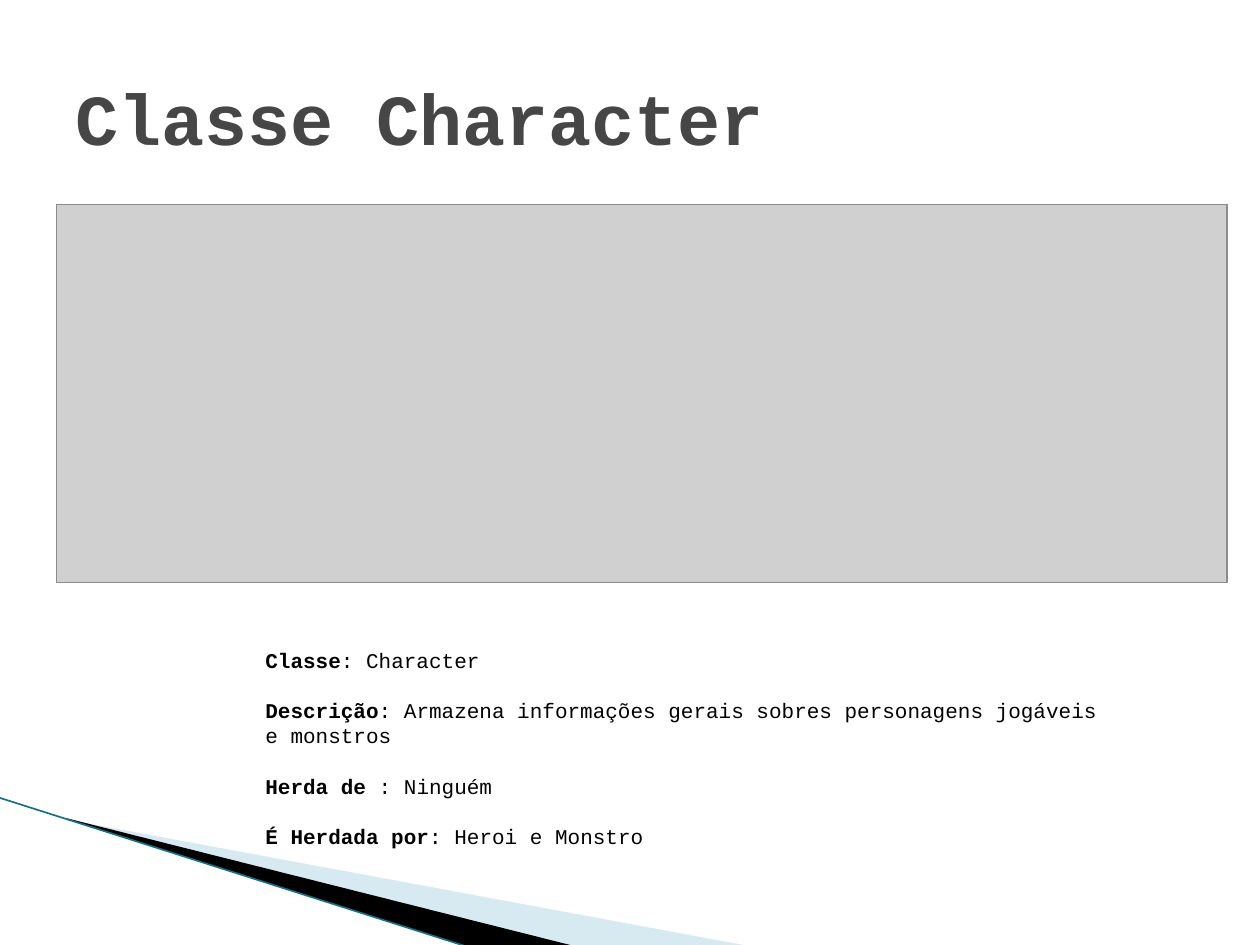
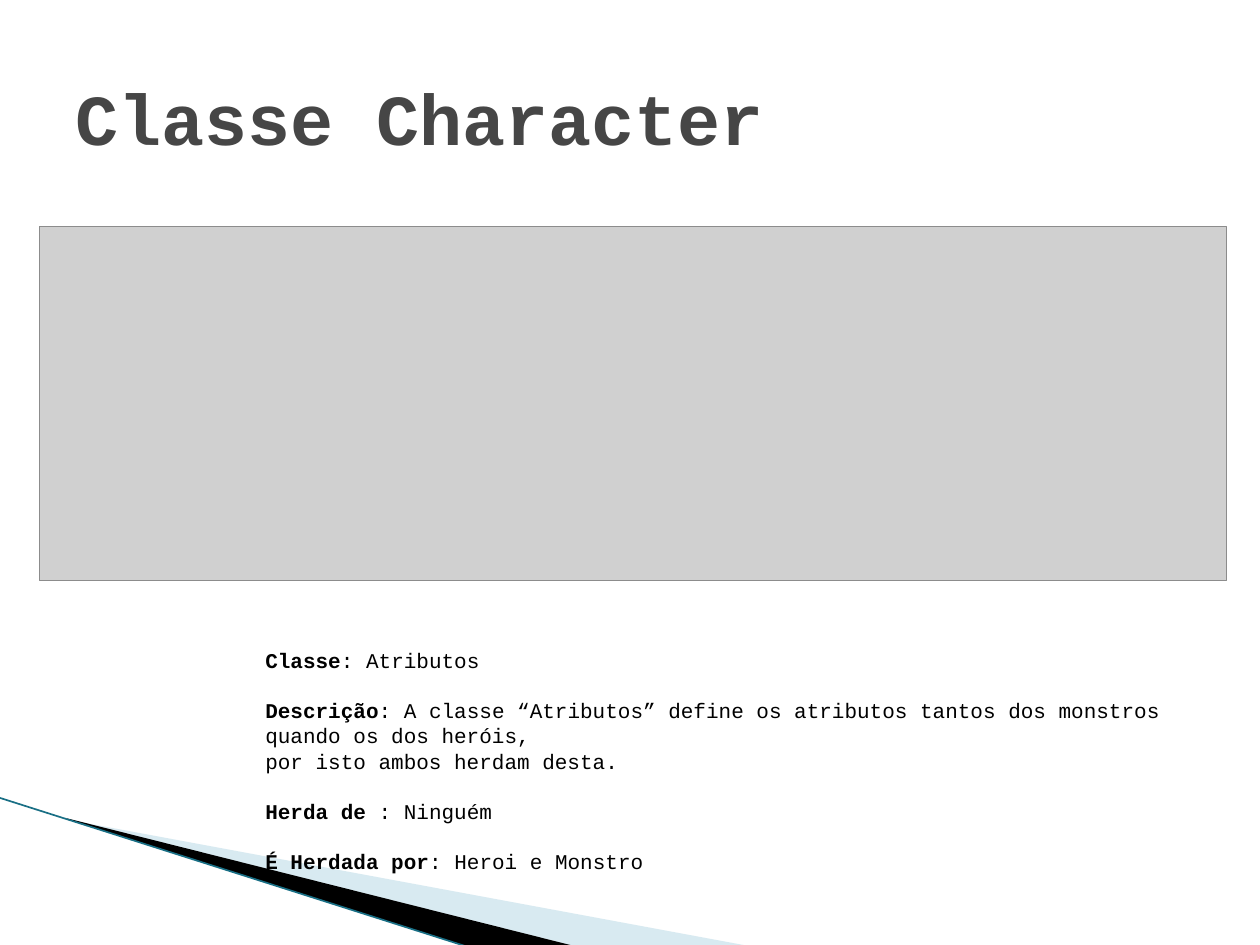
Before and after one commit to Sairaf/RPG, a slide deck: slide 7 of Trabalho final Prog2.pptx (slide 9 before the commit). Drawn at 1260x945 pixels with LibreOffice and Linux fonts; fonts in the diff are those of the drawing; grey boxes stand for pictures; background and template pictures are left out. Boxes give left, top, right and bottom in pixels: in the first picture for what was removed or moved away, otherwise in the second. Text is boxed around its words. In the diff, an @@ line names an element or a change of style, - is before the commit and + after.

```diff
--- a/Trabalho final Prog2.pptx
+++ b/Trabalho final Prog2.pptx
@@ picture: place and size @@
-picture at (57, 204, 1227, 582)
+picture at (39, 227, 1226, 581)
@@ text at (265, 653, 1160, 774): text changed @@
-Classe: Character
-Descrição: Armazena informações gerais sobres personagens jogáveis e monstros
+Classe: Atributos
+Descrição: A classe “Atributos” define os atributos tantos dos monstros quando os dos heróis,
+por isto ambos herdam desta.
```
Also in this commit, not shown: 5 other slides changed, 14 slides added, 2 slides removed.
